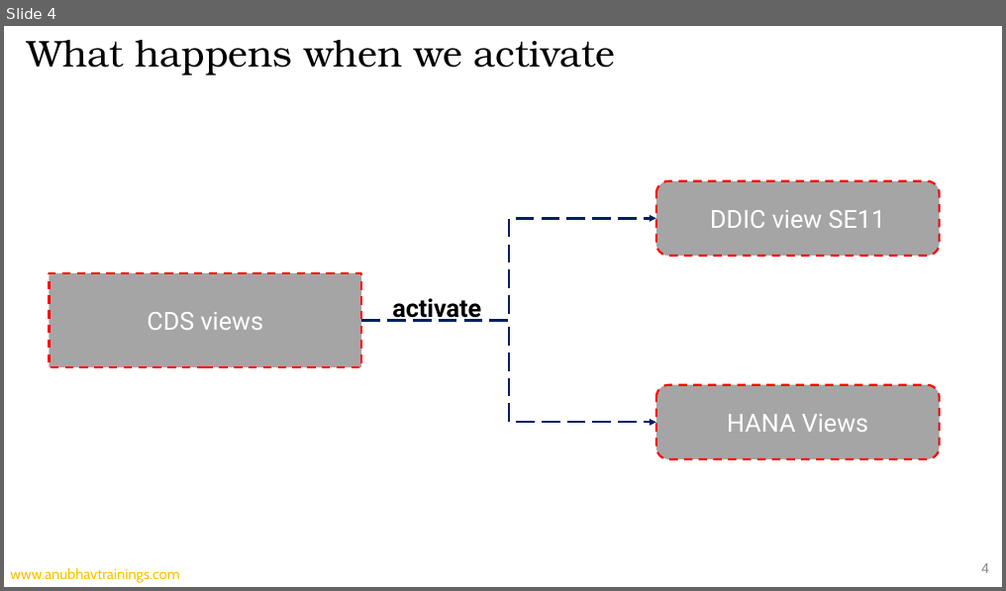
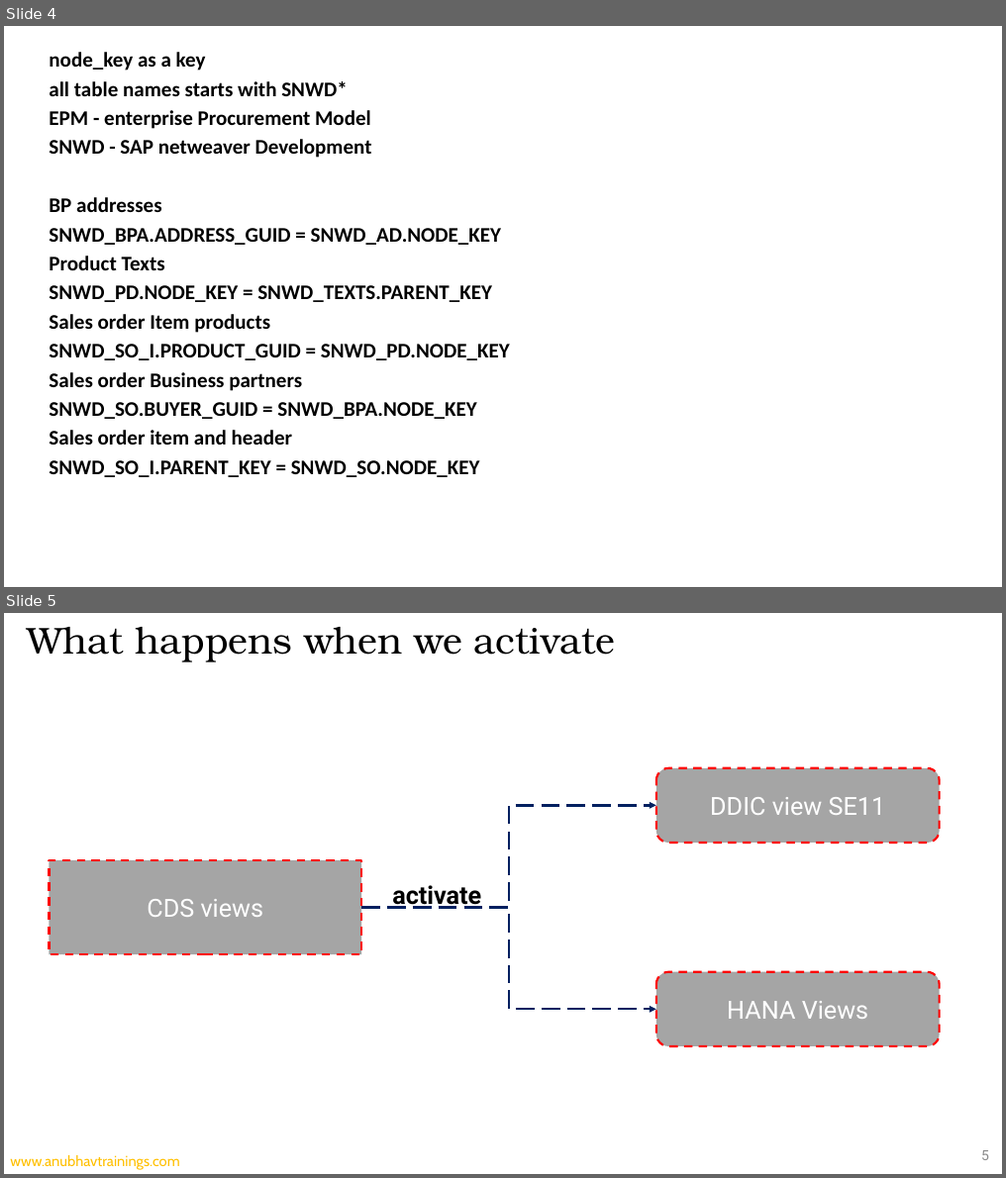
Before and after one commit to soyuztechnologies/ITC_Training, a slide deck: Day 2/Day 2.pptx. Shown one above the other, each under a label of ours: slide 4 before the commit, slides 4 and 5 after it. The pictures are 1006x591 and 1006x1178 pixels, drawn with LibreOffice and Linux fonts; fonts in the diff are those of the drawing; background and template pictures are left out. Boxes give left, top, right and bottom in pixels: in the first picture for what was removed or moved away, otherwise in the second. Text is boxed around its words. In the diff, an @@ line names an element or a change of style, - is before the commit and + after.

```diff
--- a/Day 2/Day 2.pptx
+++ b/Day 2/Day 2.pptx
@@ slide 4 added at (x1=4, y1=26, x2=1002, y2=587), background #FFFFFF @@
@@ text added at (x1=49, y1=52, x2=510, y2=477), 20 pt, text #000000, bold @@
+node_key as a key
+all table names starts with SNWD*
+EPM - enterprise Procurement Model
+SNWD - SAP netweaver Development
+BP addresses
+SNWD_BPA.ADDRESS_GUID = SNWD_AD.NODE_KEY
+Product Texts
+SNWD_PD.NODE_KEY = SNWD_TEXTS.PARENT_KEY
+Sales order Item products
+SNWD_SO_I.PRODUCT_GUID = SNWD_PD.NODE_KEY
+Sales order Business partners
+SNWD_SO.BUYER_GUID = SNWD_BPA.NODE_KEY
+Sales order item and header
+SNWD_SO_I.PARENT_KEY = SNWD_SO.NODE_KEY
@@ what was slide 4 is now slide 5 @@
@@ page number at (x1=981, y1=1151, x2=989, y2=1160): text changed @@
-4
+5
```
Also in this commit, not shown: 2 other slides added, 6 other files.
